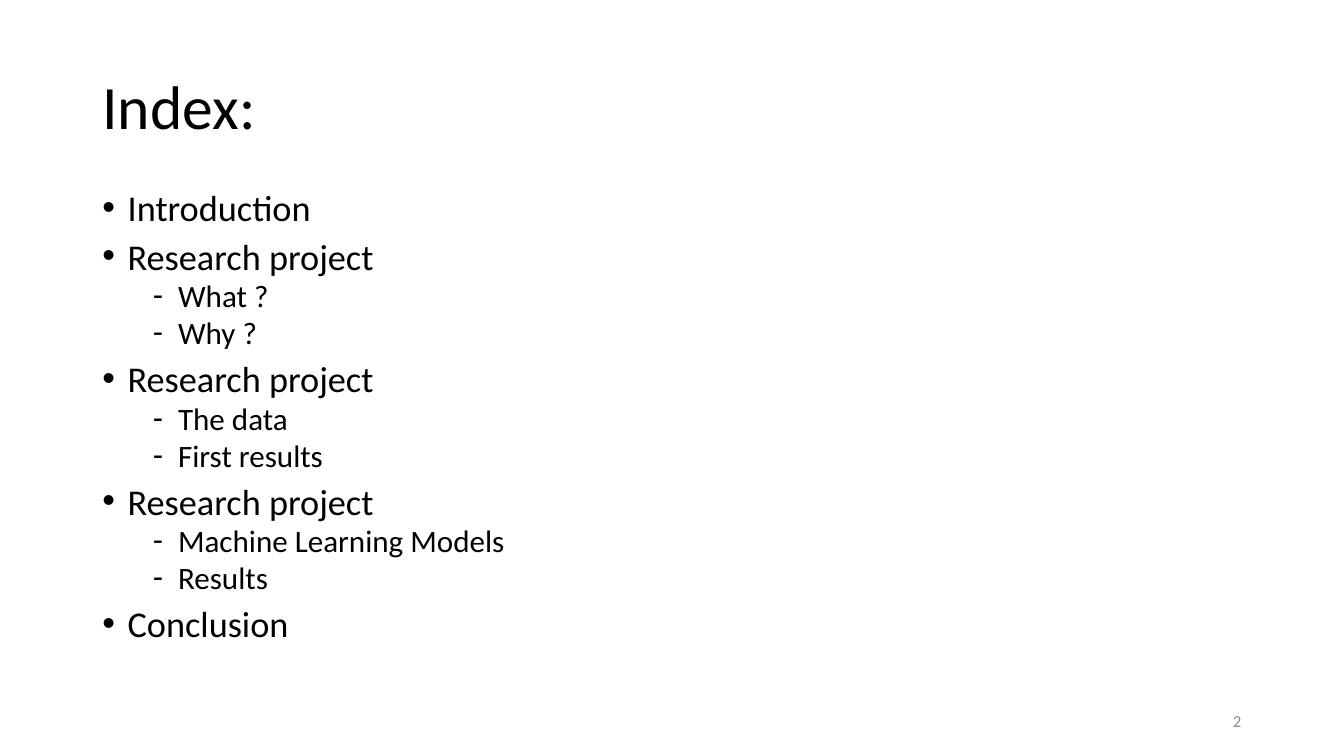
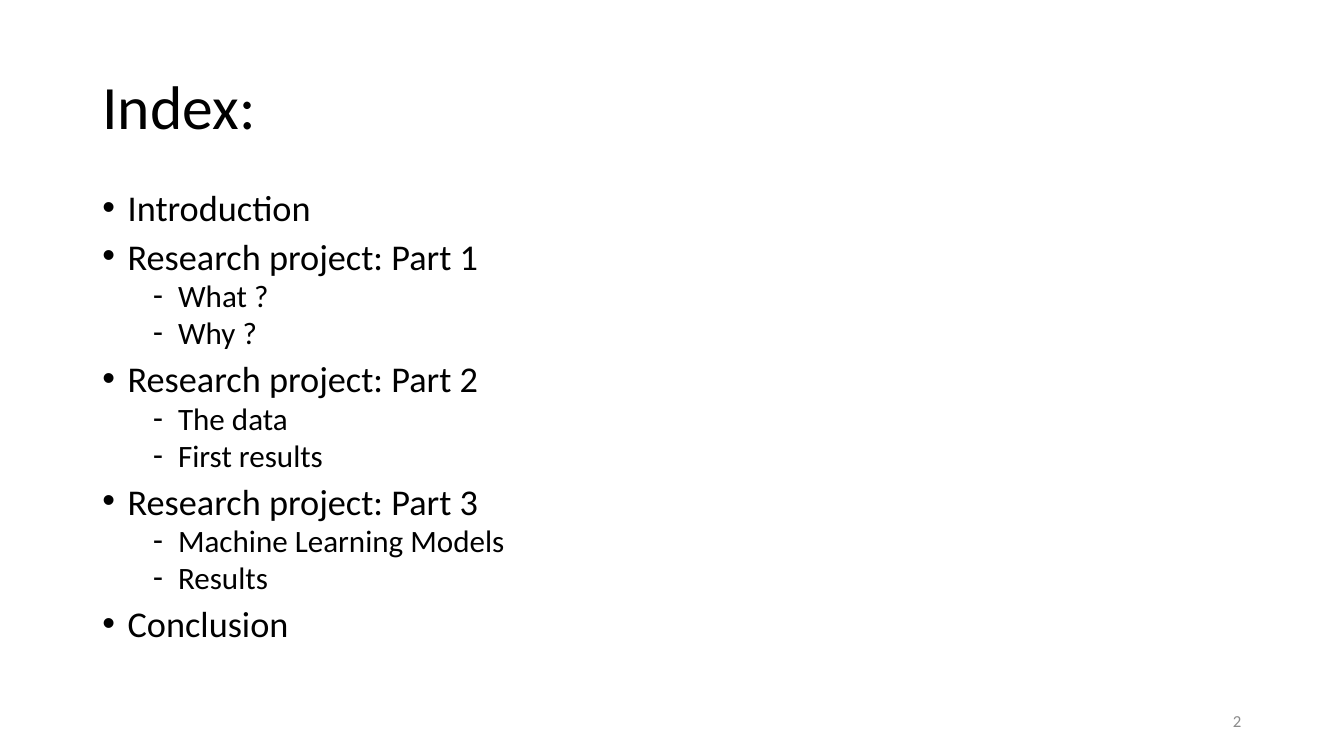
Before and after one commit to SanteauX/ECON422_R_Project, a slide deck: slide 2 of Presentation/ECON 422 - Presentation.pptx. Drawn at 1344x756 pixels with LibreOffice and Linux fonts; fonts in the diff are those of the drawing. Boxes give left, top, right and bottom in pixels: in the first picture for what was removed or moved away, otherwise in the second. Text is boxed around its words. In the diff, an @@ line names an element or a change of style, - is before the commit and + after.

```diff
--- a/Presentation/ECON 422 - Presentation.pptx
+++ b/Presentation/ECON 422 - Presentation.pptx
@@ text at <box>128,244,478,277</box>: text changed @@
-• Research project
+• Research project: Part 1
@@ text at <box>128,366,478,399</box>: text changed @@
-• Research project
+• Research project: Part 2
@@ text at <box>128,489,478,522</box>: text changed @@
-• Research project
+• Research project: Part 3
```
Also in this commit, not shown: 3 other slides changed, 17 slides added, 36 other files.
